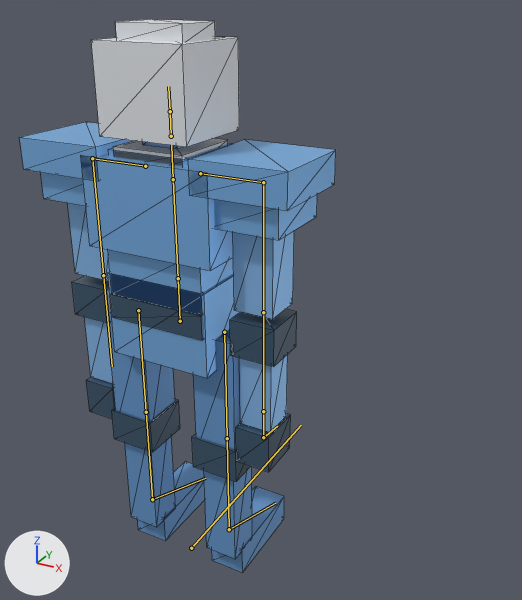
Renders of the glTF model assets/characters/player_knight/player_knight.glb from each side of a commit.
Both versions are drawn from a camera (50 mm lens) standing at (1.26, -1.75, 1.96) and looking at (-0.08, 0.7, 0.74). Arrows for +X, +Y and +Z are at lower left; the lights stay in place. The first picture is the older version. The bones that change, and the others that lie on the model, are drawn over the model as lines. Mesh edges are drawn as thin lines.

Names of what the first picture shows: 'GEO-arm_L', 'GEO-arm_R', 'GEO-knight_body', 'GEO-leg_L', 'GEO-leg_R'.
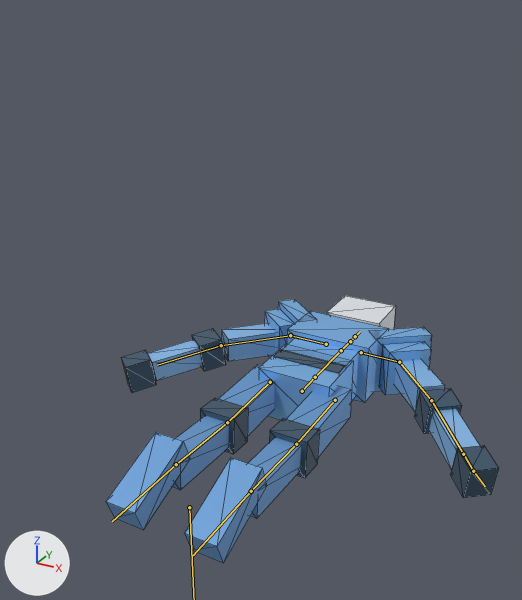
The newer file adds an action. The first version stands in its rest pose; the second is drawn at frame 14 of the action 'Death'.

Boxes (x1, y1, x2, y2) around the edits, measured in the pictures (522 x 600 px):
'GEO-knight_body', posed
    before: (81, 19, 240, 378)
    after: (259, 296, 396, 420)
'GEO-arm_R', posed (12% narrower, 48% shorter)
    before: (188, 140, 336, 472)
    after: (369, 327, 499, 498)
'GEO-leg_R', posed (82% wider, 27% shorter)
    before: (192, 329, 284, 573)
    after: (184, 386, 352, 563)
'GEO-leg_L', posed (72% wider, 27% shorter)
    before: (107, 312, 205, 541)
    after: (106, 364, 275, 530)
'GEO-arm_L', posed
    before: (19, 122, 135, 419)
    after: (121, 299, 316, 392)
bone 'chest', root to tip
    before: (173, 179) to (171, 145)
    after: (341, 350) to (348, 343)
bone 'head', root to tip
    before: (170, 111) to (168, 86)
    after: (355, 336) to (360, 331)
bone 'upperarm.L', root to tip
    before: (92, 158) to (103, 275)
    after: (290, 335) to (221, 345)
bone 'forearm.L', root to tip
    before: (103, 275) to (112, 366)
    after: (221, 345) to (157, 365)
bone 'upperarm.R', root to tip
    before: (263, 182) to (263, 312)
    after: (399, 362) to (431, 400)
bone 'forearm.R', root to tip
    before: (263, 312) to (263, 411)
    after: (431, 400) to (463, 454)
bone 'shin.L', root to tip
    before: (146, 412) to (152, 499)
    after: (227, 422) to (176, 464)
bone 'foot.L', root to tip
    before: (152, 499) to (205, 478)
    after: (176, 464) to (112, 521)
bone 'shin.R', root to tip
    before: (227, 438) to (229, 529)
    after: (296, 444) to (251, 491)
bone 'foot.R', root to tip
    before: (229, 529) to (275, 503)
    after: (251, 491) to (193, 555)

The edits, one by one:
Bone 'root' (bone_root) moves from (0.0, 0.0, 0.0) to (0.0, 0.0, 0.191).
Bone 'root' (bone_root) turns from (0, 0, 0) to (-90, 0, 0) degrees about its own x, y and z.
Bone 'chest' (bone_chest) turns from (0, 0, 0) to (-2, 0, 0) degrees about its own x, y and z.
Bone 'head' (bone_head) turns from (0, 0, 0) to (2, 0, 0) degrees about its own x, y and z.
Bone 'upperarm.L' (bone_upperarm_l) turns from (0, 0, 0) to (0, 0, 41) degrees about its own x, y and z.
Bone 'forearm.L' (bone_forearm_l) turns from (0, 0, 0) to (10, 0, 0) degrees about its own x, y and z.
Bone 'upperarm.R' (bone_upperarm_r) turns from (0, 0, 0) to (0, 0, -40) degrees about its own x, y and z.
Bone 'forearm.R' (bone_forearm_r) turns from (0, 0, 0) to (10, 0, 0) degrees about its own x, y and z.
Bone 'shin.L' (bone_shin_l) turns from (0, 0, 0) to (-4, 0, 0) degrees about its own x, y and z.
Bone 'foot.L' (bone_foot_l) turns from (0, 0, 0) to (-66, 0, 0) degrees about its own x, y and z.
Bone 'shin.R' (bone_shin_r) turns from (0, 0, 0) to (-4, 0, 0) degrees about its own x, y and z.
Bone 'foot.R' (bone_foot_r) turns from (0, 0, 0) to (-66, 0, 0) degrees about its own x, y and z.
